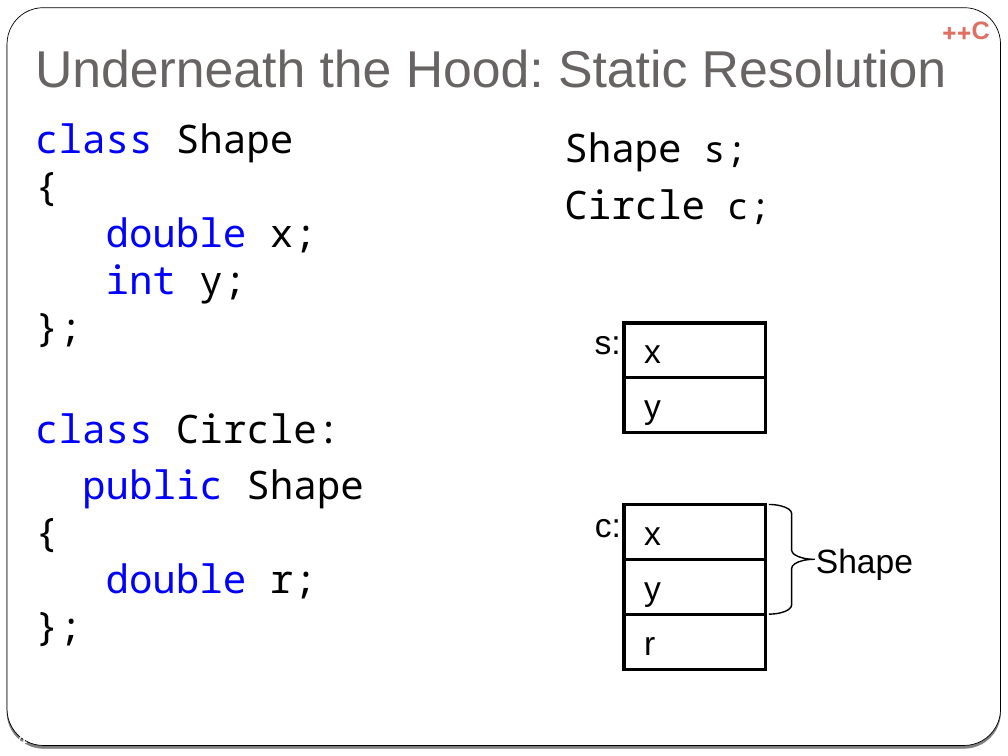
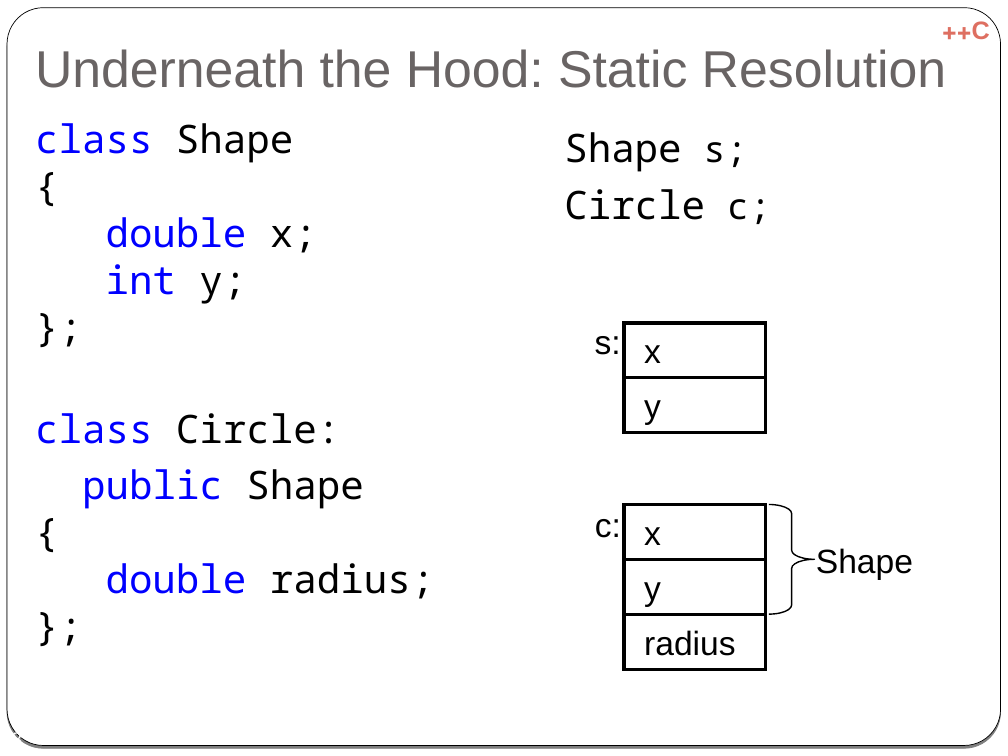
Before and after one commit to cpp-at-ariel/cpp-5781, a slide deck: slide 8 of 06-inheritance/slides-virtual.odp (slide 14 before the commit). Drawn at 1008x756 pixels with LibreOffice and Linux fonts; fonts in the diff are those of the drawing. Boxes give left, top, right and bottom in pixels: in the first picture for what was removed or moved away, otherwise in the second. Text is boxed around its words. In the diff, an @@ line names an element or a change of style, - is before the commit and + after.

```diff
--- a/06-inheritance/slides-virtual.odp
+++ b/06-inheritance/slides-virtual.odp
@@ text at [82, 469, 434, 599]: text changed; text colour #0000FF to #000000 @@
-public Shape
-{
-double r;
-};
+public Shape
+{
+double radius;
+};
@@ text in rectangle at [644, 630, 735, 656]: text changed @@
-r
+radius
@@ page number at [11, 731, 22, 742]: text changed @@
-14
+8
```
Also in this commit, not shown: 10 other slides changed, 9 slides removed, 7 other files.
